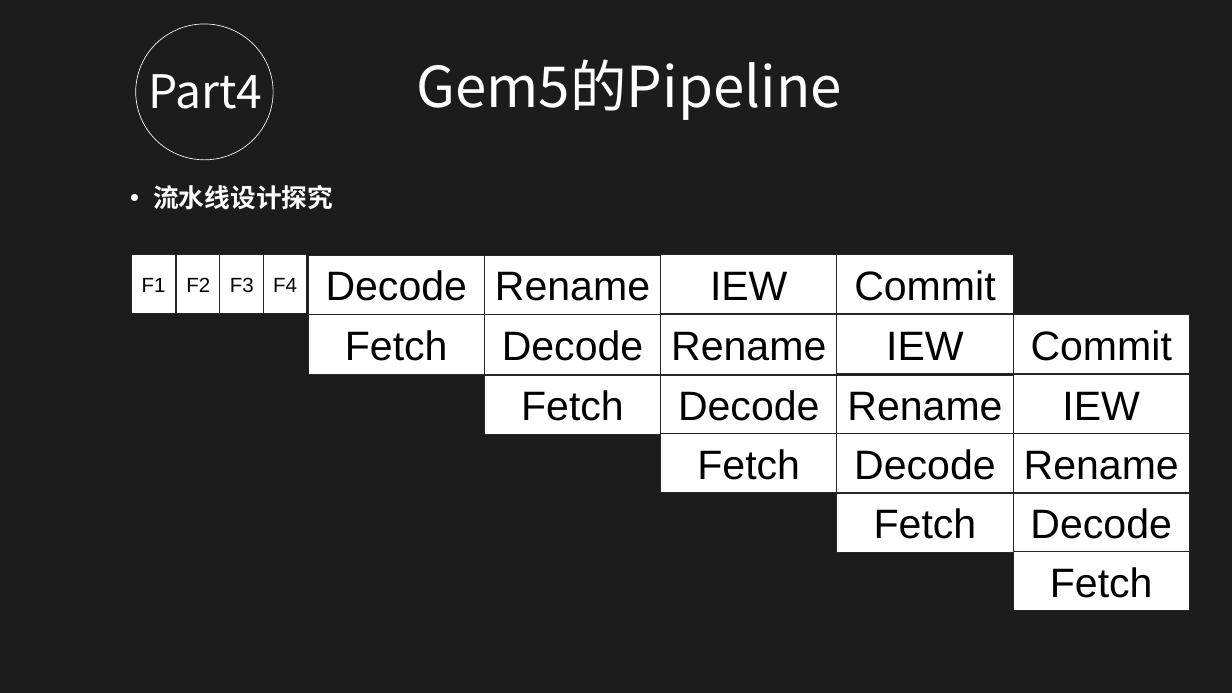
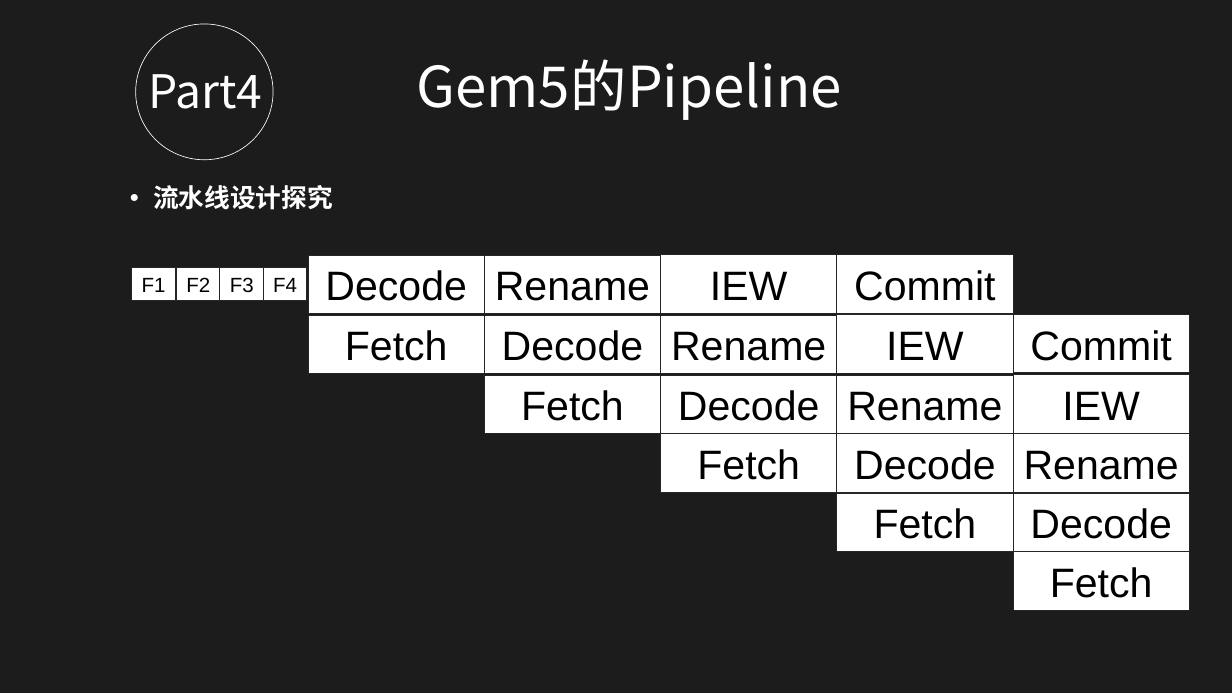
Before and after one commit to oliverxyy/gem5-source-code-learning, a slide deck: slide 39 of doc/gem5.pptx. Drawn at 1232x693 pixels with LibreOffice and Linux fonts; fonts in the diff are those of the drawing; background and template pictures are left out; a plain dark background stands for a picture behind light text. Boxes give left, top, right and bottom in pixels: in the first picture for what was removed or moved away, otherwise in the second. Text is boxed around its words. In the diff, an @@ line names an element or a change of style, - is before the commit and + after.

```diff
--- a/doc/gem5.pptx
+++ b/doc/gem5.pptx
@@ rectangle "F1": place and size @@
-rectangle "F1" at (132, 255, 176, 314)
+rectangle "F1" at (132, 267, 176, 301)
@@ rectangle "F2": place and size @@
-rectangle "F2" at (177, 255, 220, 314)
+rectangle "F2" at (177, 267, 220, 301)
@@ rectangle "F3": place and size @@
-rectangle "F3" at (220, 255, 263, 314)
+rectangle "F3" at (220, 267, 263, 301)
@@ rectangle "F4": place and size @@
-rectangle "F4" at (263, 255, 307, 314)
+rectangle "F4" at (263, 267, 307, 301)
```
Also in this commit, not shown: 21 other slides changed, 1 other file.
